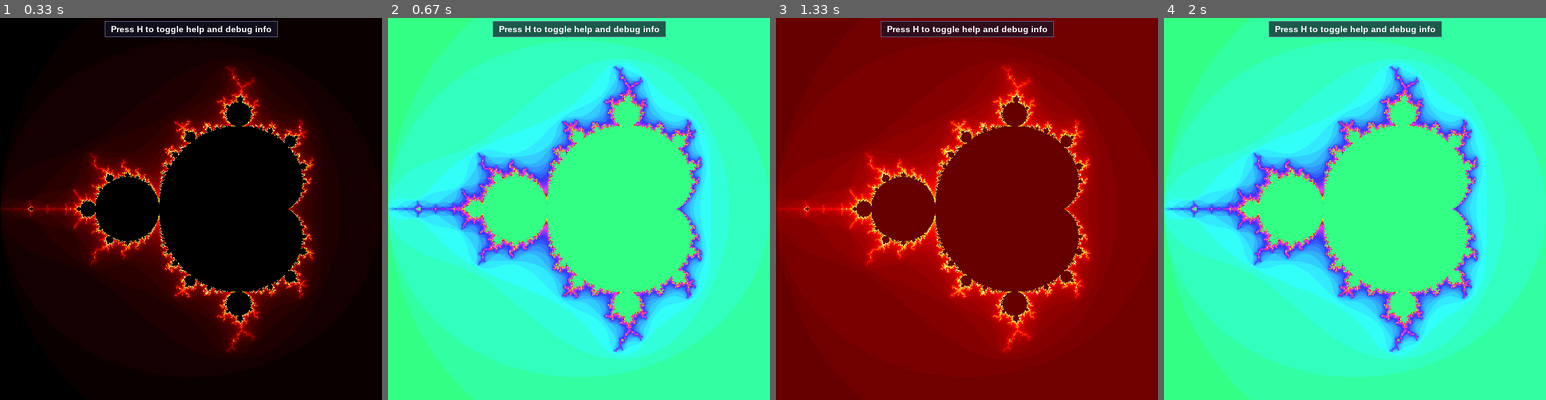
Above: before the commit, frames 1-4 (left to right).
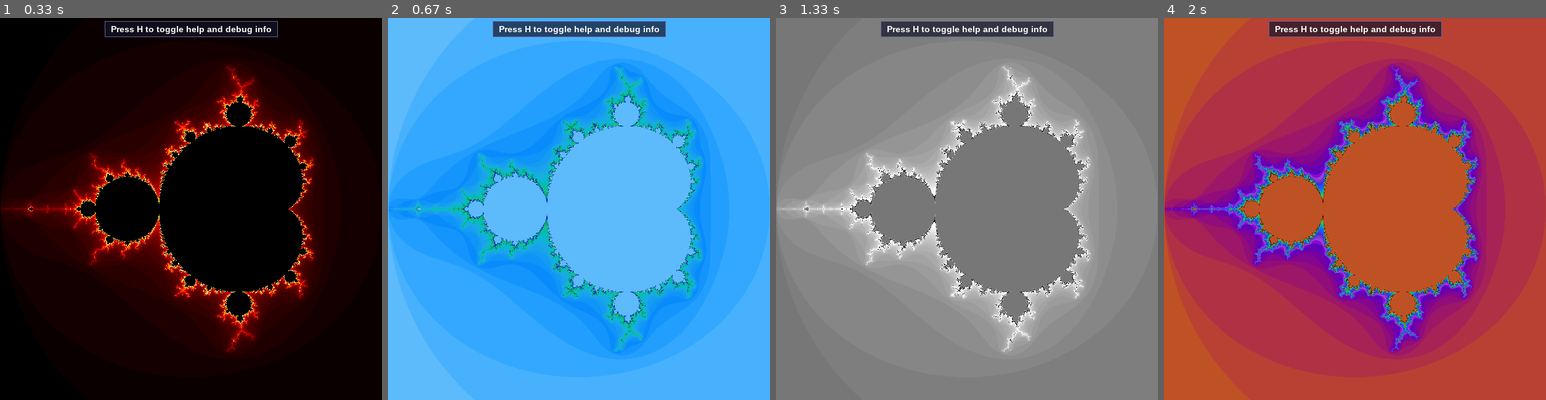
Above: after the commit, the same moments.

Repository: danadrianmirea/python-playground
Game: pygame game, started from mandelbrotViewer.py
Two runs of this game, one before a commit and one after it. Both use one fixed random seed, a clock stepped at 60 frames per second and the inputs below.
Inputs (mouse positions are in pixels of both pictures, inside the frame that each line leads up to):
- Up to frame 1 (0.33 s): no input
- Up to frame 2 (0.67 s): hold C from 0.33 s (still down); hold Right from 0.33 s (still down); move the mouse to (563, 228) at 0.37 s
- Up to frame 3 (1.33 s): release C at 0.8 s; release Right at 0.8 s; tap C at 0.83, 1.27 s
- Up to frame 4 (2 s): tap C at 1.93 s

Frame 1 is identical in both runs. In frame 2, 100% of the frame differs, in the area x 0-100%, y 0-100%; in frame 3, 100%; in frame 4, 100%.

Commit message:
mandelbrot: add more coloring options

Diff:
--- a/mandelbrotViewer.py
+++ b/mandelbrotViewer.py
@@ -58,7 +58,7 @@
     show_ui_panels = False  # Initially hide the UI panels
 
     # Color palette settings
-    color_mode = 2  # 0: Smooth colormap, 1: Classic rainbow, 2: Fire palette
+    color_mode = 2  # 0: Smooth colormap, 1: Classic rainbow, 2: Fire palette, 3: Electric blue, 4: Twilight, 5: Greyscale, 6: Neon, 7: Deep Ocean, 8: Vintage
     color_shift = 0.0  # color rotation value
 
     # Add a global variable to store colored pixels
@@ -170,7 +170,7 @@
             mask_indices = np.where(mask)
             rgb_array[mask_indices[0], mask_indices[1]] = cmap[indices]
 
-        elif mode == 1:  # Rainbow palette using sine waves
+        elif mode == 1:  # Classic rainbow palette using sine waves
             # Direct RGB calculation for rainbow palette
             norm_values = np.zeros_like(iterations, dtype=np.float64)
             norm_values[mask] = iterations[mask] / max_iter
@@ -240,6 +240,275 @@
             rgb_array[..., 0] = (r * 255).astype(np.uint8)
             rgb_array[..., 1] = (g * 255).astype(np.uint8)
             rgb_array[..., 2] = (b * 255).astype(np.uint8)
+
+        elif mode == 3:  # Electric blue
+            # Electric blue with vibrant cyan to deep blue transitions
+            norm_values = np.zeros_like(iterations, dtype=np.float64)
+            norm_values[mask] = iterations[mask] / max_iter
+
+            # Apply shift
+            values = (norm_values + shift) % 1.0
+
+            # Allocate arrays
+            r = np.zeros_like(values)
+            g = np.zeros_like(values)
+            b = np.zeros_like(values)
+
+            # Blue component: Always high but with some variation
+            b[mask] = 0.7 + 0.3 * np.sin(values[mask] * np.pi * 4)
+
+            # Green component: Higher in the middle
+            g[mask] = 0.4 * np.sin(values[mask] * np.pi * 2) ** 2
+            g[mask & (values < 0.5)] += 0.2 + 0.6 * values[mask & (values < 0.5)]
+
+            # Red component: Low but with some highlights
+            r[mask] = 0.1 * np.sin(values[mask] * np.pi * 8) ** 2
+
+            # Add white spark effect for lower values (recently escaped points)
+            low_values_mask = mask & (values < 0.15)
+            spark = 1.0 - values[low_values_mask] / 0.15
+            r[low_values_mask] += spark
+            g[low_values_mask] += spark
+
+            # Scale to 0-255 and convert to uint8
+            rgb_array[..., 0] = (np.clip(r, 0, 1) * 255).astype(np.uint8)
+            rgb_array[..., 1] = (np.clip(g, 0, 1) * 255).astype(np.uint8)
+            rgb_array[..., 2] = (np.clip(b, 0, 1) * 255).astype(np.uint8)
+
+        elif mode == 4:  # Twilight palette (purple to orange)
+            # Twilight-inspired color gradient
+            norm_values = np.zeros_like(iterations, dtype=np.float64)
+            norm_values[mask] = iterations[mask] / max_iter
+
+            # Apply shift
+            values = (norm_values + shift) % 1.0
+
+            # Allocate arrays
+            r = np.zeros_like(values)
+            g = np.zeros_like(values)
+            b = np.zeros_like(values)
+
+            # Define the twilight gradient: deep purples to oranges
+            # Purple to blue
+            mask1 = mask & (values < 0.3)
+            r[mask1] = 0.5 + 0.2 * values[mask1] / 0.3
+            g[mask1] = 0.2 * values[mask1] / 0.3
+            b[mask1] = 0.8 - 0.2 * values[mask1] / 0.3
+
+            # Blue to teal
+            mask2 = mask & (values >= 0.3) & (values < 0.5)
+            r[mask2] = 0.7 * (values[mask2] - 0.3) / 0.2
+            g[mask2] = 0.2 + 0.4 * (values[mask2] - 0.3) / 0.2
+            b[mask2] = 0.6 + 0.2 * (values[mask2] - 0.3) / 0.2
+
+            # Teal to golden
+            mask3 = mask & (values >= 0.5) & (values < 0.7)
+            r[mask3] = 0.7 + 0.3 * (values[mask3] - 0.5) / 0.2
+            g[mask3] = 0.6 + 0.2 * (values[mask3] - 0.5) / 0.2
+            b[mask3] = 0.8 - 0.8 * (values[mask3] - 0.5) / 0.2
+
+            # Golden to deep red
+            mask4 = mask & (values >= 0.7)
+            r[mask4] = 1.0
+            g[mask4] = 0.8 - 0.8 * (values[mask4] - 0.7) / 0.3
+            b[mask4] = 0.0
+
+            # Scale to 0-255 and convert to uint8
+            rgb_array[..., 0] = (np.clip(r, 0, 1) * 255).astype(np.uint8)
+            rgb_array[..., 1] = (np.clip(g, 0, 1) * 255).astype(np.uint8)
+            rgb_array[..., 2] = (np.clip(b, 0, 1) * 255).astype(np.uint8)
+
+        elif mode == 5:  # Grayscale with smooth log mapping
+            # Simple grayscale palette
+            norm_values = np.zeros_like(iterations, dtype=np.float64)
+            norm_values[mask] = iterations[mask] / max_iter
+
+            # Apply logarithmic smoothing
+            log_values = np.zeros_like(norm_values)
+            log_values[mask] = np.log(norm_values[mask] * 0.5 + 0.5) / np.log(1.5)
+
+            # Apply shift by cycling the values (0-1 range)
+            values = (log_values + shift) % 1.0
+
+            # Set all RGB channels to the same value for grayscale
+            # Use a bit of contrast enhancement
+            value = np.zeros_like(values)
+            value[mask] = np.clip(values[mask] * 1.2, 0, 1)
+
+            # Scale to 0-255 and convert to uint8
+            rgb_array[..., 0] = (value * 255).astype(np.uint8)
+            rgb_array[..., 1] = (value * 255).astype(np.uint8)
+            rgb_array[..., 2] = (value * 255).astype(np.uint8)
+
+        elif mode == 6:  # Neon palette with bright glows and dark backgrounds
+            norm_values = np.zeros_like(iterations, dtype=np.float64)
+            norm_values[mask] = iterations[mask] / max_iter
+
+            # Apply shift
+            values = (norm_values + shift) % 1.0
+
+            # Allocate arrays
+            r = np.zeros_like(values)
+            g = np.zeros_like(values)
+            b = np.zeros_like(values)
+
+            # Create a striated neon effect based on value
+            phase = np.zeros_like(values)
+            phase[mask] = values[mask] * 15  # Multiple cycles for striations
+
+            # Use sine waves with different frequencies for color pulsing
+            r[mask] = 0.5 * np.sin(phase[mask] * 1.0 + 0.0) + 0.5
+            g[mask] = 0.5 * np.sin(phase[mask] * 1.0 + 2.0) + 0.5
+            b[mask] = 0.5 * np.sin(phase[mask] * 1.0 + 4.0) + 0.5
+
+            # Apply a glow effect - brighten colors based on original value
+            # This makes recently escaped points brighter
+            glow_mask = mask & (values < 0.2)
+
+            if np.any(glow_mask):
+                glow_strength = 1.0 - values[glow_mask] / 0.2
+
+                # Calculate glow phase for each pixel in the glow mask
+                glow_phase = np.zeros_like(values)
+                glow_phase[glow_mask] = (values[glow_mask] * 3.0) % 3.0
+
+                # Create separate masks for each color channel's glow
+                r_glow = glow_mask & (glow_phase < 1.0)
+                g_glow = glow_mask & (glow_phase >= 1.0) & (glow_phase < 2.0)
+                b_glow = glow_mask & (glow_phase >= 2.0)
+
+                # Apply glows to respective channels
+                if np.any(r_glow):
+                    r[r_glow] = r[r_glow] * 0.5 + 0.5 * (1.0 - values[r_glow] / 0.2)
+
+                if np.any(g_glow):
+                    g[g_glow] = g[g_glow] * 0.5 + 0.5 * (1.0 - values[g_glow] / 0.2)
+
+                if np.any(b_glow):
+                    b[b_glow] = b[b_glow] * 0.5 + 0.5 * (1.0 - values[b_glow] / 0.2)
+
+            # Add secondary glow around edges with sharp contrast
+            edge_mask = mask & (values > 0.2) & (values < 0.25)
+            if np.any(edge_mask):
+                edge_intensity = (values[edge_mask] - 0.2) / 0.05
+
+                r[edge_mask] = r[edge_mask] * 0.7 + (1.0 - edge_intensity) * 0.3
+                g[edge_mask] = g[edge_mask] * 0.7 + (1.0 - edge_intensity) * 0.3
+                b[edge_mask] = b[edge_mask] * 0.7 + (1.0 - edge_intensity) * 0.3
+
+            # Darken the background (high iteration values)
+            dark_mask = mask & (values >= 0.25)
+            if np.any(dark_mask):
+                darkness = np.minimum(1.0, (values[dark_mask] - 0.25) * 2)
+
+                r[dark_mask] = r[dark_mask] * (1.0 - darkness * 0.8)
+                g[dark_mask] = g[dark_mask] * (1.0 - darkness * 0.8)
+                b[dark_mask] = b[dark_mask] * (1.0 - darkness * 0.8)
+
+            # Scale to 0-255 and convert to uint8
+            rgb_array[..., 0] = (np.clip(r, 0, 1) * 255).astype(np.uint8)
+            rgb_array[..., 1] = (np.clip(g, 0, 1) * 255).astype(np.uint8)
+            rgb_array[..., 2] = (np.clip(b, 0, 1) * 255).astype(np.uint8)
+
+        elif mode == 7:  # Deep Ocean
+            # Ocean-inspired palette with blues and teals
+            norm_values = np.zeros_like(iterations, dtype=np.float64)
+            norm_values[mask] = iterations[mask] / max_iter
+
+            # Apply logarithmic smoothing to enhance contrast
+            log_values = np.zeros_like(norm_values)
+            log_values[mask] = np.log(norm_values[mask] * 0.5 + 0.5) / np.log(1.5)
+
+            # Apply shift
+            values = (log_values + shift) % 1.0
+
+            # Allocate arrays
+            r = np.zeros_like(values)
+            g = np.zeros_like(values)
+            b = np.zeros_like(values)
+
+            # Blue-green gradient for ocean depths
+            # Start with darkest deep blues (lowest values)
+            r[mask] = 0.0
+            g[mask] = 0.0
+            b[mask] = 0.3 + values[mask] * 0.3  # 0.3-0.6 range for blue
+
+            # Add green/teal for mid-range values
+            midrange_mask = mask & (values > 0.3) & (values < 0.7)
+            mid_intensity = (values[midrange_mask] - 0.3) / 0.4
+            g[midrange_mask] = mid_intensity * 0.6
+
+            # Surface waters with light teal and white foam for high values
+            surface_mask = mask & (values >= 0.7) & (values < 0.9)
+            surface_intensity = (values[surface_mask] - 0.7) / 0.2
+            r[surface_mask] = surface_intensity * 0.3
+            g[surface_mask] = 0.6 + surface_intensity * 0.3
+            b[surface_mask] = 0.6 + surface_intensity * 0.3
+
+            # White foam/highlight at the very highest values
+            foam_mask = mask & (values >= 0.9)
+            foam_intensity = (values[foam_mask] - 0.9) / 0.1
+
+            r[foam_mask] = 0.3 + foam_intensity * 0.7
+            g[foam_mask] = 0.9 + foam_intensity * 0.1
+            b[foam_mask] = 0.9 + foam_intensity * 0.1
+
+            # Add shimmer effect with sine waves
+            shimmer_mask = mask & (values > 0.5)
+            shimmer = 0.05 * np.sin(values[shimmer_mask] * 50)
+            r[shimmer_mask] += shimmer
+            g[shimmer_mask] += shimmer
+            b[shimmer_mask] += shimmer
+
+            # Scale to 0-255 and convert to uint8
+            rgb_array[..., 0] = (np.clip(r, 0, 1) * 255).astype(np.uint8)
+            rgb_array[..., 1] = (np.clip(g, 0, 1) * 255).astype(np.uint8)
+            rgb_array[..., 2] = (np.clip(b, 0, 1) * 255).astype(np.uint8)
+
+        elif mode == 8:  # Vintage/Sepia
+            # Vintage/sepia tones with a worn look
+            norm_values = np.zeros_like(iterations, dtype=np.float64)
+            norm_values[mask] = iterations[mask] / max_iter
+
+            # Apply shift
+            values = (norm_values + shift) % 1.0
+
+            # Create base grayscale value with contrast
+            gray = np.zeros_like(values)
+            gray[mask] = values[mask] ** 0.8  # Slight gamma adjustment for contrast
+
+            # Allocate arrays
+            r = np.zeros_like(values)
+            g = np.zeros_like(values)
+            b = np.zeros_like(values)
+
+            # Apply sepia toning - different multipliers for RGB
+            r[mask] = np.clip(gray[mask] * 1.2, 0, 1)  # More red
+            g[mask] = np.clip(gray[mask] * 0.9, 0, 1)  # Medium green
+            b[mask] = np.clip(gray[mask] * 0.6, 0, 1)  # Less blue
+
+            # Add a vignette effect (darker at edges)
+            # This would require knowing pixel positions, so we simulate with value
+            vignette = np.zeros_like(values)
+            vignette[mask] = 1.0 - 0.2 * np.sin(values[mask] * np.pi) ** 2
+
+            r[mask] *= vignette[mask]
+            g[mask] *= vignette[mask]
+            b[mask] *= vignette[mask]
+
+            # Add some "aging" noise to simulate vintage look
+            # Use a deterministic pattern based on values to avoid pure randomness
+            aging_effect = np.zeros_like(values)
+            aging_effect[mask] = 0.05 * np.sin(values[mask] * 37.0) * np.sin(values[mask] * 23.0)
+
+            r[mask] += aging_effect[mask]
+            g[mask] += aging_effect[mask]
+            b[mask] += aging_effect[mask]
+
+            # Scale to 0-255 and convert to uint8
+            rgb_array[..., 0] = (np.clip(r, 0, 1) * 255).astype(np.uint8)
+            rgb_array[..., 1] = (np.clip(g, 0, 1) * 255).astype(np.uint8)
+            rgb_array[..., 2] = (np.clip(b, 0, 1) * 255).astype(np.uint8)
 
         return rgb_array
 
@@ -297,13 +566,16 @@
         initial_width = 3.0  # Initial x_min=-2, x_max=1 width
         zoom_level = initial_width / width
 
+        # Get the name of the current color palette
+        color_names = ['Smooth', 'Rainbow', 'Fire', 'Electric Blue', 'Twilight', 'Grayscale', 'Neon', 'Deep Ocean', 'Vintage']
+
         settings_texts = [
             "Current Settings:",
             f"Center: ({x_center:.6f}, {y_center:.6f})",
             f"Width: {width:.6f}",
             f"Zoom: {zoom_level:.2f}x",
             f"Iterations: {max_iter}",
-            f"Color: {['Smooth', 'Rainbow', 'Fire'][color_mode]} (Shift: {color_shift:.1f})",
+            f"Color: {color_names[color_mode]} (Shift: {color_shift:.1f})",
             f"Resolution: {WIDTH}x{HEIGHT}"
         ]
 
@@ -429,6 +701,10 @@
         rect_height = rect_y2 - rect_y1
         zoom_length = max(rect_width, rect_height)
 
+        # Ensure zoom_length is not zero to prevent division by zero later
+        # Set a minimum size of 5 pixels
+        zoom_length = max(5.0, zoom_length)
+
         # Calculate the square bounds centered at the original center point
         # Store as floats to maintain precision
         square_x1 = center_x - zoom_length / 2
@@ -456,6 +732,9 @@
 
         # Calculate the width in the complex plane corresponding to zoom_length
         complex_width = (x_max - x_min) * zoom_length / WIDTH
+
+        # Ensure complex_width is not zero to prevent division by zero
+        complex_width = max(complex_width, 1e-10)
 
         # Calculate zoom factor based on the ratio of current width to new width
         current_width = x_max - x_min
@@ -680,7 +959,7 @@
 
                 if event.key == pygame.K_c:
                     # Change color mode
-                    color_mode = (color_mode + 1) % 3
+                    color_mode = (color_mode + 1) % 9
                     draw_mandelbrot()
                 elif event.key == pygame.K_LEFT:
                     # Shift colors left
